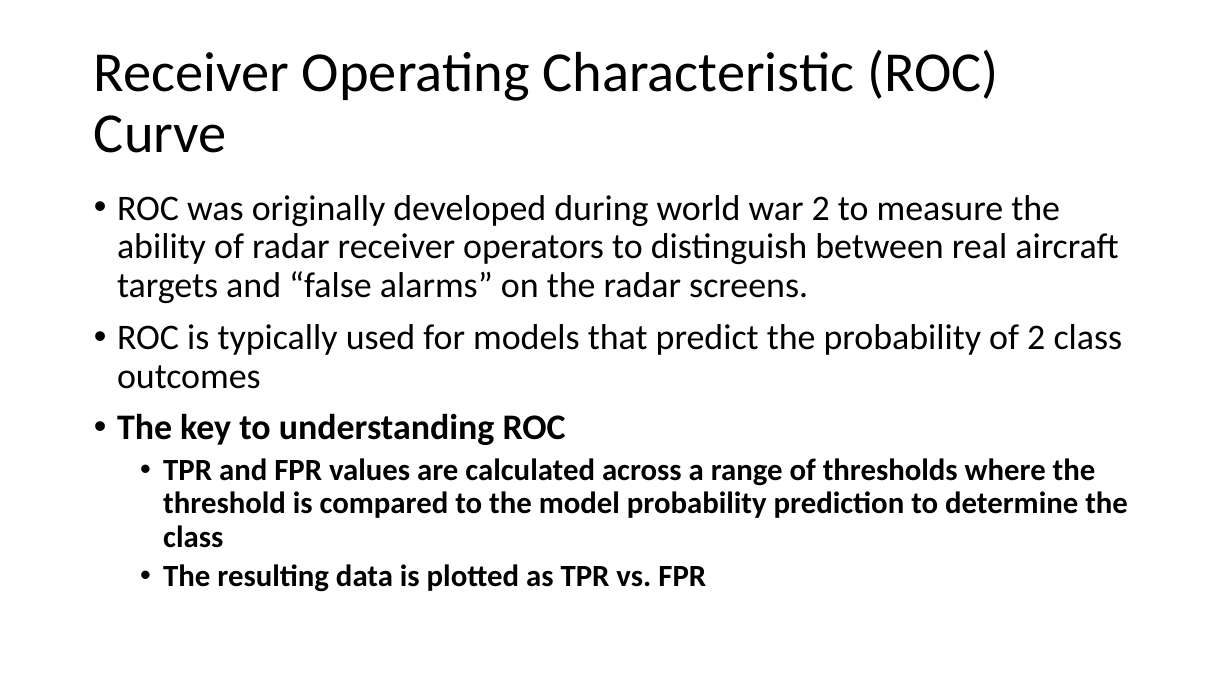
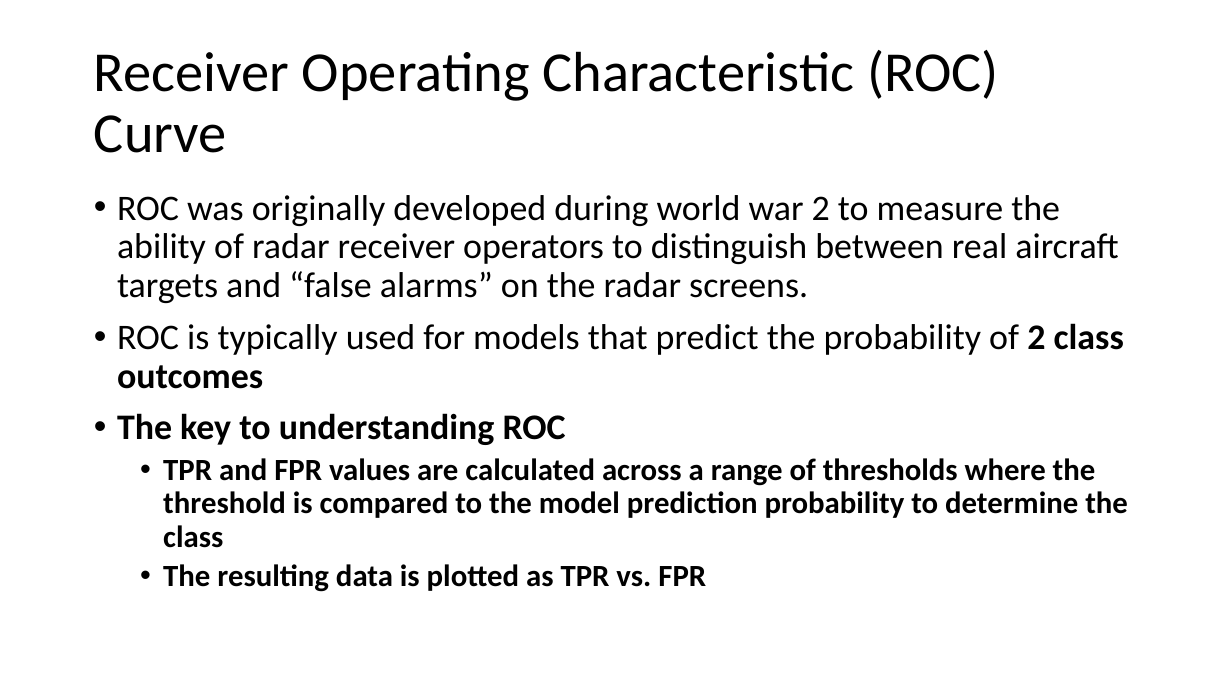
Before and after one commit to chaithrakc/syr_ads_bigdata_analytics, a slide deck: slide 24 of lecture06/lecture6-0-assessing-model-accuracy.pptx (slide 26 before the commit). Drawn at 1232x693 pixels with LibreOffice and Linux fonts; fonts in the diff are those of the drawing. Boxes give left, top, right and bottom in pixels: in the first picture for what was removed or moved away, otherwise in the second. Text is boxed around its words. In the diff, an @@ line names an element or a change of style, - is before the commit and + after.

```diff
--- a/lecture06/lecture6-0-assessing-model-accuracy.pptx
+++ b/lecture06/lecture6-0-assessing-model-accuracy.pptx
@@ text at box(117, 323, 1124, 389): bold on in "2 class outcomes" @@
@@ text at box(163, 458, 1128, 548): text changed @@
-  • TPR and FPR values are calculated across a range of thresholds where the threshold is compared to the model probability prediction to determine the class
+  • TPR and FPR values are calculated across a range of thresholds where the threshold is compared to the model prediction probability to determine the class
```
Also in this commit, not shown: 10 other slides changed, 3 slides removed, 2 other files.
